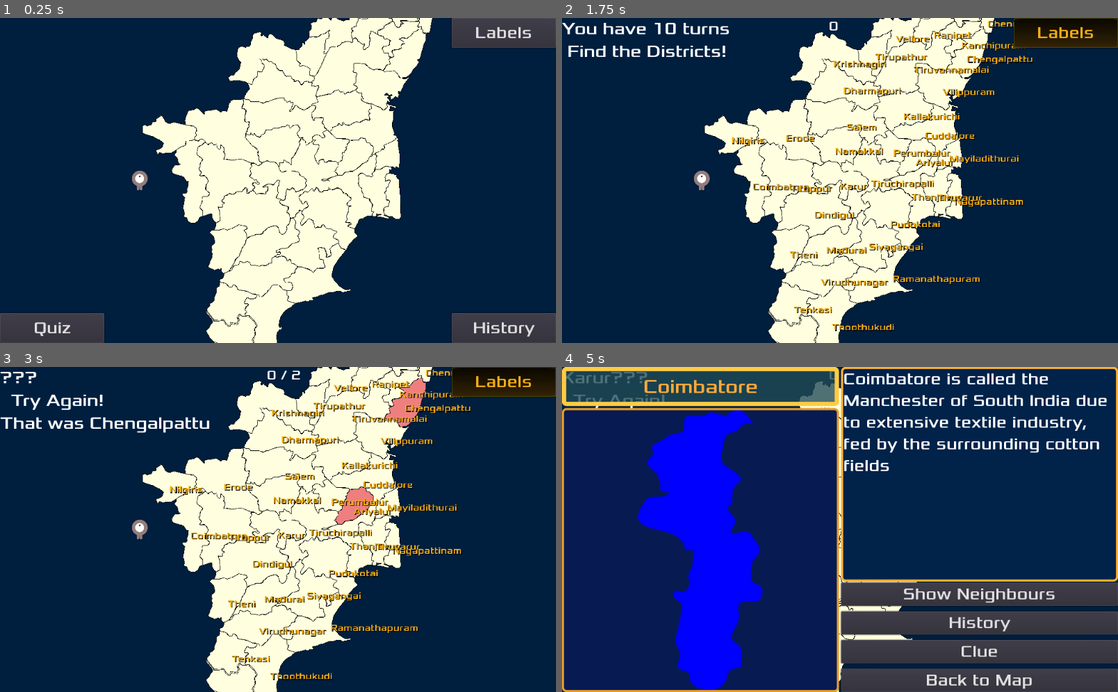
Above: before the commit, frames 1-4 (two rows, left to right).
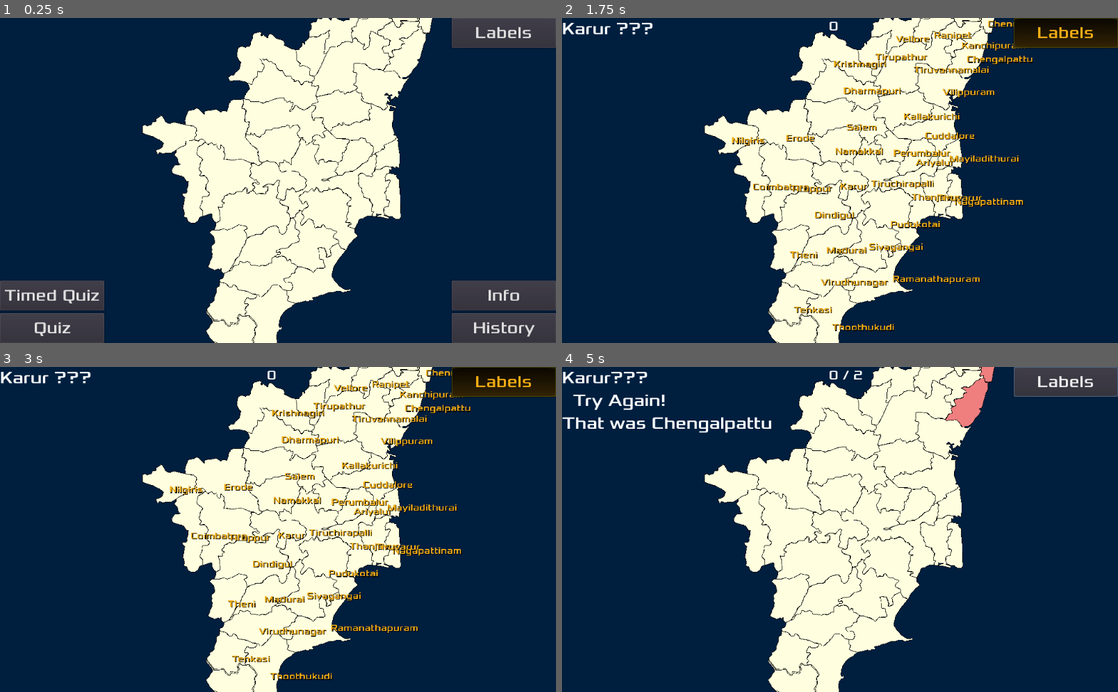
Above: after the commit, the same moments.

Repository: sharun-s/godot-tn
Game: Godot game, scene res://Node2D.tscn
Same seed, same stepped clock (60 frames per second), same inputs: the game is played once before the commit and once after it.
Inputs (mouse positions are in pixels of both pictures, inside the frame that each line leads up to):
- Up to frame 1 (0.25 s): no input
- Up to frame 2 (1.75 s): click "Quiz" at 0.5 s; click "Labels" at 1.25 s
- Up to frame 3 (3 s): tap Enter at 2 s; drag from (355, 506) to (139, 526) at 2.02 s; tap Space at 2.75 s; drag from (405, 402) to (139, 526) at 2.77 s
- Up to frame 4 (5 s): tap Enter at 3.5 s; move the mouse to (990, 367) at 3.52 s; hold Right (ui_right) 3.53-4.25 s; tap Backspace at 3.6 s; click (990, 367) at 3.67 s; drag from (751, 529) to (967, 402) at 4.27 s

The runs differ from the first frame. In frame 1, 3.6% of the frame differs, in the area x 0-100%, y 47-90%; in frame 2, 1.1%; in frame 3, 2.2%; in frame 4, 61%, in the area x 0-100%, y 0-100%.

Commit message:
Gopal moved under root from under camera. Better dist selection mech that works on mobile and desktop - select / highlightdist rewriten Drag across muliple districts moves Gopal step by step from one to next single press release just highlights that district Added buttons for info center (clickable if district selected currently) Added timed quiz button(todo:remove idle frame dependency or remove timed_msg) removed walkpath

Diff:
--- a/InfoCenter.gd
+++ b/InfoCenter.gd
@@ -55,6 +55,7 @@
 			"Arni silk production",
 			"Largest Rice producers"
 		],
+		Namakkal=['Cauvery flows thro, Tiruchengode...','Known for its Poutry Farms and  Lorry body building industry', 'Namakkal derives from Namagiri, the name of the single 65m high rock formation at the center of the Namakkal town. A Fort covering one and half acres was built on top of the rock in the 17th century'],
 		Sivagangai=['Chettinad formed by a prosperous banking and business community built from trading with Burma, Ceylon and Malaysia',
 		'Athangudi tiles', 'Known for the famous Chettinad cuisine',
 			'Found here is the 2500 year old Keezhadi excavation site, including plates with the Tamil-Brahmi script'
--- a/Node2D.tscn
+++ b/Node2D.tscn
@@ -45,11 +45,6 @@
 current = true
 script = ExtResource( 2 )
 
-[node name="Player" parent="Camera2D" instance=ExtResource( 6 )]
-scale = Vector2( 1.4, 1.4 )
-input_pickable = false
-collision_layer = 2
-
 [node name="HUD" type="CanvasLayer" parent="."]
 
 [node name="Message" type="Label" parent="HUD"]
@@ -58,13 +53,37 @@
 "_edit_use_anchors_": false
 }
 
-[node name="Button" type="Button" parent="HUD"]
+[node name="Quiz" type="Button" parent="HUD"]
 anchor_top = 1.0
 anchor_bottom = 1.0
 margin_top = -55.0
 margin_right = 192.0
 custom_fonts/font = SubResource( 3 )
 text = "Quiz"
+__meta__ = {
+"_edit_use_anchors_": false
+}
+
+[node name="Info" type="Button" parent="HUD"]
+anchor_left = 1.0
+anchor_top = 0.9
+anchor_right = 1.0
+anchor_bottom = 0.9
+margin_left = -192.0
+margin_top = -55.0
+custom_fonts/font = SubResource( 3 )
+text = "Info"
+__meta__ = {
+"_edit_use_anchors_": false
+}
+
+[node name="Timed" type="Button" parent="HUD"]
+anchor_top = 0.9
+anchor_bottom = 0.9
+margin_top = -55.0
+margin_right = 192.0
+custom_fonts/font = SubResource( 3 )
+text = "Timed Quiz"
 __meta__ = {
 "_edit_use_anchors_": false
 }
@@ -168,15 +187,20 @@
 }
 
 [node name="Grid" parent="HUD" instance=ExtResource( 4 )]
+visible = false
 
 [node name="Timer" type="Timer" parent="."]
 one_shot = true
 
 [node name="QuizTimer" type="Timer" parent="."]
 
+[node name="Gopal" parent="." instance=ExtResource( 6 )]
+scale = Vector2( 1.4, 1.4 )
+
 [connection signal="ready" from="." to="." method="_on_TN_ready"]
-[connection signal="hit" from="Camera2D/Player" to="." method="_on_Player_hit"]
-[connection signal="pressed" from="HUD/Button" to="." method="_on_Button_pressed"]
+[connection signal="pressed" from="HUD/Quiz" to="." method="_on_Button_pressed"]
+[connection signal="pressed" from="HUD/Info" to="." method="_on_Info_pressed"]
+[connection signal="pressed" from="HUD/Timed" to="." method="_on_Timed_pressed"]
 [connection signal="toggled" from="HUD/Labels" to="." method="_on_Labels_toggled"]
 [connection signal="pressed" from="HUD/Learn" to="." method="_on_Learn_toggled"]
 [connection signal="timeout" from="QuizTimer" to="." method="_on_QuizTimer_timeout"]
--- a/Player.gd
+++ b/Player.gd
@@ -6,7 +6,6 @@
 var screen_size
 
 func _ready():
-	name='Gopal'
 	screen_size = get_viewport_rect().size
 	show()
 
--- a/TN.gd
+++ b/TN.gd
@@ -60,6 +60,7 @@
 var border_width_highlight:=5
 var tw:=Tween.new()
 var walkpath:=Line2D.new()
+var path=[]
 
 func revert_transform(poly:Polygon2D):
 	if poly.transform != Transform2D.IDENTITY:
@@ -169,8 +170,6 @@
 		a2d.connect('input_event', self, 'on_district_select',[district])
 
 	$Camera2D.position=get_node('Karur').position
-	$Camera2D/Gopal.position=Vector2(-1*get_viewport().size.x/2-150,0)
-	print(get_viewport_rect().size)#.y/get_viewport_rect().size.x)
 	$Camera2D.zoom=Vector2(2.6, 2.6)
 	$Label.rect_scale=$Camera2D.zoom
 
@@ -315,15 +314,26 @@
 			get_tree().quit()
 
 func on_district_select(_viewport, event, _idx, district):
-	if event is InputEventMouseButton and event.pressed:
-		select(district)
-#		walkpath.clear_points()
-#		walkpath.add_point(get_node(district).position)
+	if event is InputEventMouseButton:
+		if event.pressed:
+			#select(district)
+			path.clear()
+			path.append(district)
+		else:
+			#on release touch check whats in path and move if required
+			select(district)
+				#gotoDistrict()
+		#walkpath.clear_points()
+		#walkpath.add_point(get_node(district).position)
 
 #	#if event is InputEventMouseMotion:
 #			#walkpath.add_point(get_node(district).position)
-#	if event is InputEventScreenDrag:
-#		walkpath.add_point(get_node(district).position)
+	if event is InputEventScreenDrag:
+		if district in path:
+			pass
+		else:
+			path.append(district)
+		#walkpath.add_point(get_node(district).position)
 #		highlight_district(district, false, true)
 
 func select(district):
@@ -337,7 +347,7 @@
 			$Label.text=district
 			var gpos=get_node(district).position
 			$Label.rect_global_position =gpos
-			timed_msg("Correct!", 2, 15)
+			timed_msg("Correct!", 1, 2)
 			yield($Timer, "timeout")
 			if attempts < turns:
 				new_challenge()
@@ -349,35 +359,36 @@
 		if attempts==turns:
 			if timedquiz:
 				$QuizTimer.stop()
-				timed_msg('Not bad! \nYou scored '+str(score)+' / '+str(turns)+'\n Taking '+str(seconds)+' seconds',3, 25, Color.orangered)
+				timed_msg('Not bad! \nYou scored '+str(score)+' / '+str(turns)+'\n Taking '+str(seconds)+' seconds',1, 2, Color.orangered)
 			else:
-				timed_msg('Not bad! \nYou scored '+str(score)+' / '+str(turns),3, 25, Color.orangered)
+				timed_msg('Not bad! \nYou scored '+str(score)+' / '+str(turns),1, 2, Color.orangered)
 			yield($Timer, "timeout")
 			challenges_completed.clear()
 			game_over()
 	elif game_in_progress==2:
+		#history
 		pass
-	else:
-		get_tree().set_group("dlabels", "visible", false)
-		#deselect district if one is already selected before selecting new one
-		#selecting = change color + add border
-		highlight_district(district, false)
-		$HUD/Grid.reload(district, neighbours(district))
-
-func highlight_district(district, show_neighbours:=true, path:=false):
-	if not path:
-		if district!=selected_district and selected_district!='':
+	elif game_in_progress==3:
+		#main game treasure hunt
+		pass
+	else:
+		#get_tree().set_group("dlabels", "visible", false)
+		#check if path has anything and move
+		gotoDistrict()
+
+#deselect district if one is already selected before selecting new one
+#selecting = change color + add border
+func highlight_district(district, show_neighbours:=true):
+	if district!=selected_district and selected_district!='':
+		deselect()
+	else:
+		if district==selected_district:
+			# already selected so deselect
 			deselect()
-		else:
-			if district==selected_district:
-				# already selected so deselect
-				deselect()
-				$Label.text=''
-				selected_district=''
-				update() # redraw borders
-				return
-	else:
-		get_node('lbl'+district).show()
+			$Label.text=''
+			selected_district=''
+			update() # redraw borders
+			return
 	selected_district=district
 	$Label.text=district
 	var sd:Area2D=get_node(selected_district)
@@ -446,11 +457,11 @@
 	reset()
 	game_in_progress=1
 	$HUD/Score.text=str(score)
-	timed_msg("You have 10 turns\n Find the Districts!",3)
+	timed_msg("You have 10 turns\n Find the Districts!",1)
 	yield($Timer,"timeout")
+	timedquiz=false
 	new_challenge()
-	if timedquiz:
-		$QuizTimer.start()
+
 
 var challenges_completed:=[]
 func new_challenge():
@@ -465,13 +476,16 @@
 
 func game_over():
 	deselect()
-	walkpath.clear_points()
+	path.clear()
+	#walkpath.clear_points()
 	$HUD/Score.text=''
 	$HUD/Clock.text=''
 	$HUD/Message.text=''
 	$Label.text=''
-	$HUD/Button.show()
+	$HUD/Quiz.show()
+	$HUD/Timed.show()
 	$HUD/Learn.show()
+	$HUD/Info.show()
 	$Camera2D.position=get_node('Karur').position
 	#show_compass()
 	game_in_progress=0
@@ -506,9 +520,8 @@
 			$HUD/Message.modulate= Color(1.0, 1.0, 1.0)
 			yield(get_tree(), "idle_frame")
 
-
-func process(_delta):
-	walkpath.show()
+#func process(_delta):
+#	walkpath.show()
 
 func borders(show):
 	if show:
@@ -525,7 +538,9 @@
 func reset(game_num:=100):
 	score=0
 	attempts=0
-	$HUD/Button.hide()
+	$HUD/Quiz.hide()
+	$HUD/Timed.hide()
+	$HUD/Info.hide()
 	if game_num!=2:
 		$HUD/Learn.hide()
 	else:
@@ -535,6 +550,30 @@
 		deselect()
 		$Label.text=''
 		get_tree().set_group("dlabels","visible",false)
+
+func gotoDistrict():
+	#reset()
+	var current
+	var distance
+	var time
+	$Gopal/CollisionShape2D.disabled = true
+	print(path)
+	while path.size() > 0 :
+		current=path.pop_front()
+		highlight_district(current,false)
+		var gpos=get_node(current).position
+		distance=$Gopal.position.distance_to(gpos)
+		time=distance/$Gopal.speed
+		if OS.get_name()=='Android':
+			tw.interpolate_property($Gopal,"position",$Gopal.position,gpos,0.2)
+		else:
+			tw.interpolate_property($Gopal,"position",$Gopal.position,gpos,time)
+		tw.start()
+		var x=yield(tw, 'tween_completed')
+	$Gopal/CollisionShape2D.disabled = false
+	game_in_progress=0
+	#$Camera2D/Gopal/AnimatedSprite.stop()
+	#game_over()
 
 func fullwalktest():
 	reset()
@@ -624,16 +663,6 @@
 	#	$HUD/Message.anchor_left=.45
 	district_animator=cell.instance()
 	add_child(district_animator)
-
-func _on_Player_hit(name):
-	#$HUD/Message.text='Gopal has wandered into '+ name
-	if $Camera2D/Gopal != null:
-		#print('Gopal has wandered into '+ name+' '+str($Camera2D/Gopal.global_position))
-		highlight_district(name, false)
-		#print($Timer.wait_time)
-		#$Timer.start()
-		#yield($Timer, 'timeout')
-		$HUD/Grid.reload(name, neighbours(name))
 
 func neighbours(districtname):
 	var l=get_node(districtname).get_overlapping_areas()
@@ -742,3 +771,17 @@
 func _on_QuizTimer_timeout():
 	seconds=seconds+1
 	$HUD/Clock.text=str(seconds)
+
+func _on_Info_pressed():
+	if selected_district!='':
+		$HUD/Grid.reload(selected_district, neighbours(selected_district))
+
+func _on_Timed_pressed():
+	reset()
+	game_in_progress=1
+	$HUD/Score.text=str(score)
+	timed_msg("You have 10 turns\n Find the Districts!",1)
+	yield($Timer,"timeout")
+	new_challenge()
+	timedquiz=true
+	$QuizTimer.start()
